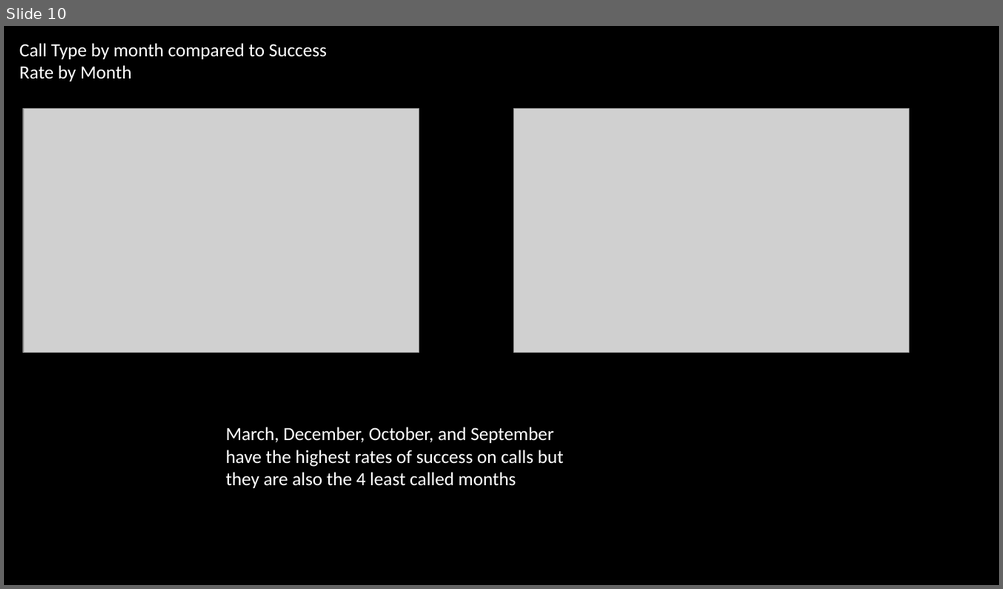
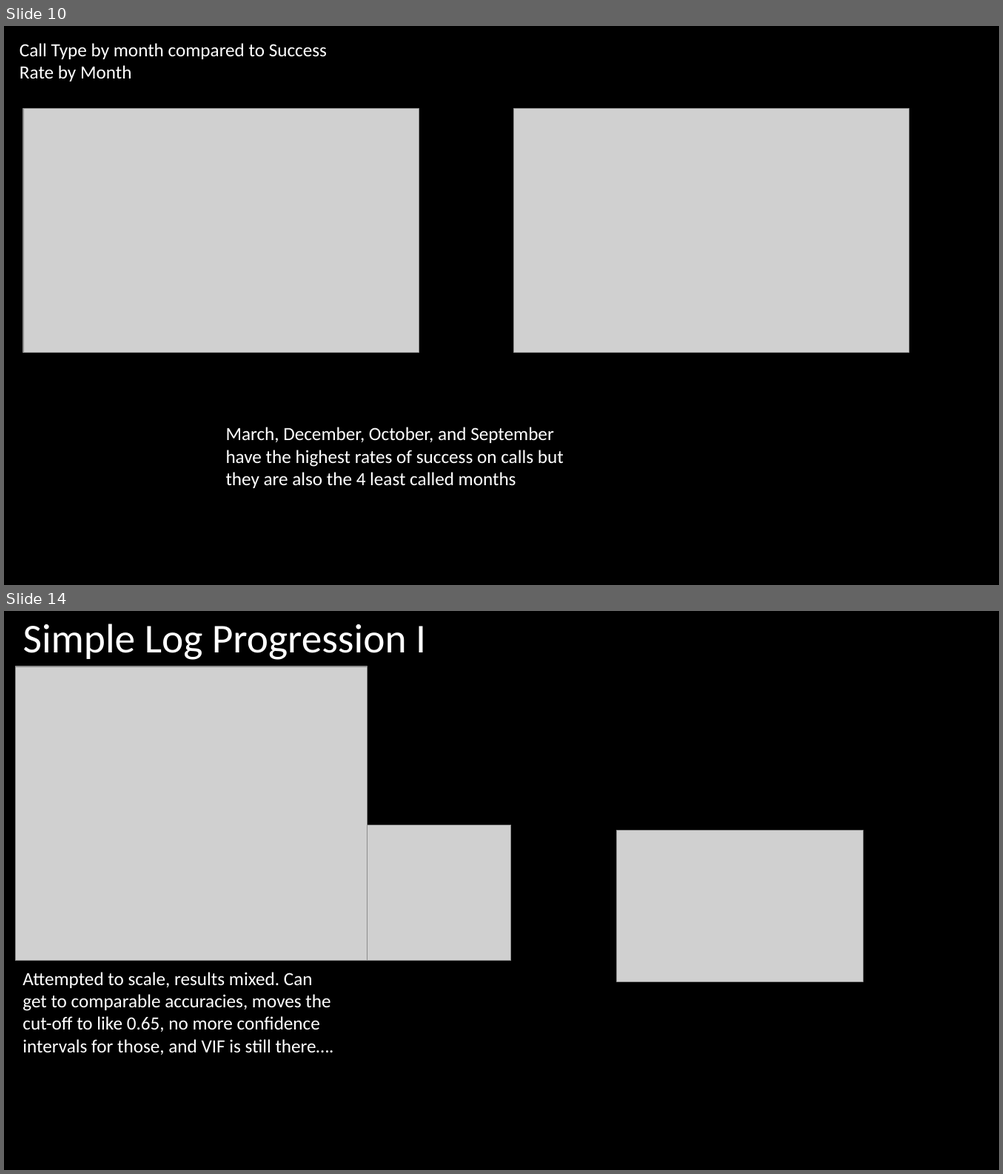
Before and after one commit to wlai0611/Stats-2-Project-2, a slide deck: Stats Project 2 Notes.pptx. Shown one above the other, each under a label of ours: slide 10 before the commit, slides 10 and 14 after it; the slides between them are not shown. The pictures are 1003x589 and 1003x1174 pixels, drawn with LibreOffice and Linux fonts; fonts in the diff are those of the drawing; grey boxes stand for pictures. Boxes give left, top, right and bottom in pixels: in the first picture for what was removed or moved away, otherwise in the second. Text is boxed around its words. In the diff, an @@ line names an element or a change of style, - is before the commit and + after.

```diff
--- a/Stats Project 2 Notes.pptx
+++ b/Stats Project 2 Notes.pptx
@@ slide 14 added at box(4, 611, 999, 1170), background #000000 @@
@@ text added at box(23, 624, 426, 660), 39.6 pt, text #FFFFFF @@
+Simple Log Progression I
@@ picture added at box(15, 667, 367, 961) @@
@@ picture added at box(367, 825, 512, 961) @@
@@ picture added at box(617, 830, 862, 982) @@
@@ text added at box(22, 972, 334, 1055), 18 pt, text #FFFFFF @@
+Attempted to scale, results mixed. Can get to comparable accuracies, moves the cut-off to like 0.65, no more confidence intervals for those, and VIF is still there….
```
Also in this commit, not shown: 11 other slides added, 2 other files.
